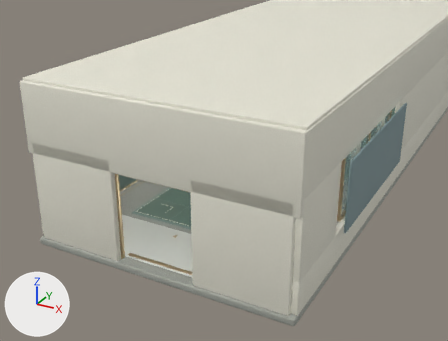
Two versions of the glTF model site/game/assets/battle3d/training_night.glb, one commit apart.
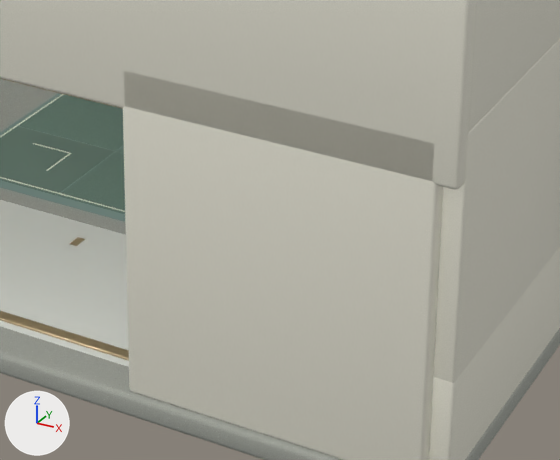
The first picture shows the older version from a 50 mm lens placed at (11.08, -18.49, 12.05), pointed at (0.33, 1.05, 2.27). The close-ups show the older and then the newer version on the part from 33% to 75% of the width and 46% to 90% of the height of that picture. Only the edits that show in the close-ups are written down. The axes (+X, +Y, +Z) are drawn at lower left. The lights are the same throughout. Where no turn or scale is listed for an object, it has been applied to the vertices.

The first close-up shows 'TrainingHall.Champagne bronze.001', 'TrainingHall.Deep sage.001', 'TrainingHall.Light stone.001', 'TrainingHall.Padded sage alternate.001', 'TrainingHall.Padded sage mat.001', 'TrainingHall.Terrazzo mineral floor.001', 'TrainingHall.Warm plaster.001' and 1 more.
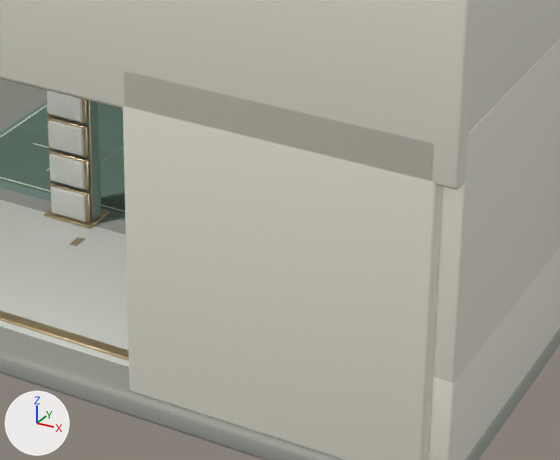
Pixel boxes [x1, y1, x2, y2] of what changed, in the close-ups (560 x 460 px):
'Training.SelectorFrame.Champagnebronze', added (beige): after [44, 90, 109, 229]
'Training.SelectorFrame.Deepsage', added: after [49, 100, 101, 220]
'Training.Selector.hard', added: after [48, 120, 84, 156]
'Training.Selector.master', added: after [49, 154, 85, 189]
'Training.Selector.infinity', added: after [51, 187, 86, 222]
'Training.Selector.medium', added: after [47, 90, 83, 122]

The edits, one by one:
Mesh me_cube is new.
It has 96 vertices, 188 faces and spans x -0.34..0.34, y -0.1..0.1, z -1.17..1.17.
It uses material mat_deep_sage_001 (greyish green #7c958e).
Mesh me_cube_001 is new.
It has 864 vertices, 1692 faces and spans x -0.36..0.36, y -0.24..0.24, z -0.02..2.37.
It uses material mat_champagne_bronze_001 (beige #bca884).
Mesh me_cube_008 is new.
It has 96 vertices, 188 faces and spans x -0.26..0.26, y -0.03..0.03, z -0.19..0.19.
It uses material mat_light_stone_001 (light grey #dee1d8).
Object 'Training.SelectorFrame.Deepsage' (ob_training_selectorframe_deepsage) is new; it shows me_cube.
Its location is (-1.15, -0.3, 1.21).
Object 'Training.SelectorFrame.Champagnebronze' (ob_training_selectorframe_champagnebronze) is new; it shows me_cube_001.
Its location is (-1.15, -0.3, 0.02).
Object 'Training.Selector.medium' (ob_training_selector_medium) is new; it shows me_cube_008.
Its location is (-1.15, -0.48, 1.69).
Object 'Training.Selector.master' (ob_training_selector_master) is new; it shows a copy of me_cube_008.
Its location is (-1.15, -0.48, 0.73).
Object 'Training.Selector.infinity' (ob_training_selector_infinity) is new; it shows a copy of me_cube_008.
Its location is (-1.15, -0.48, 0.25).
Object 'Training.Selector.hard' (ob_training_selector_hard) is new; it shows a copy of me_cube_008.
Its location is (-1.15, -0.48, 1.21).
